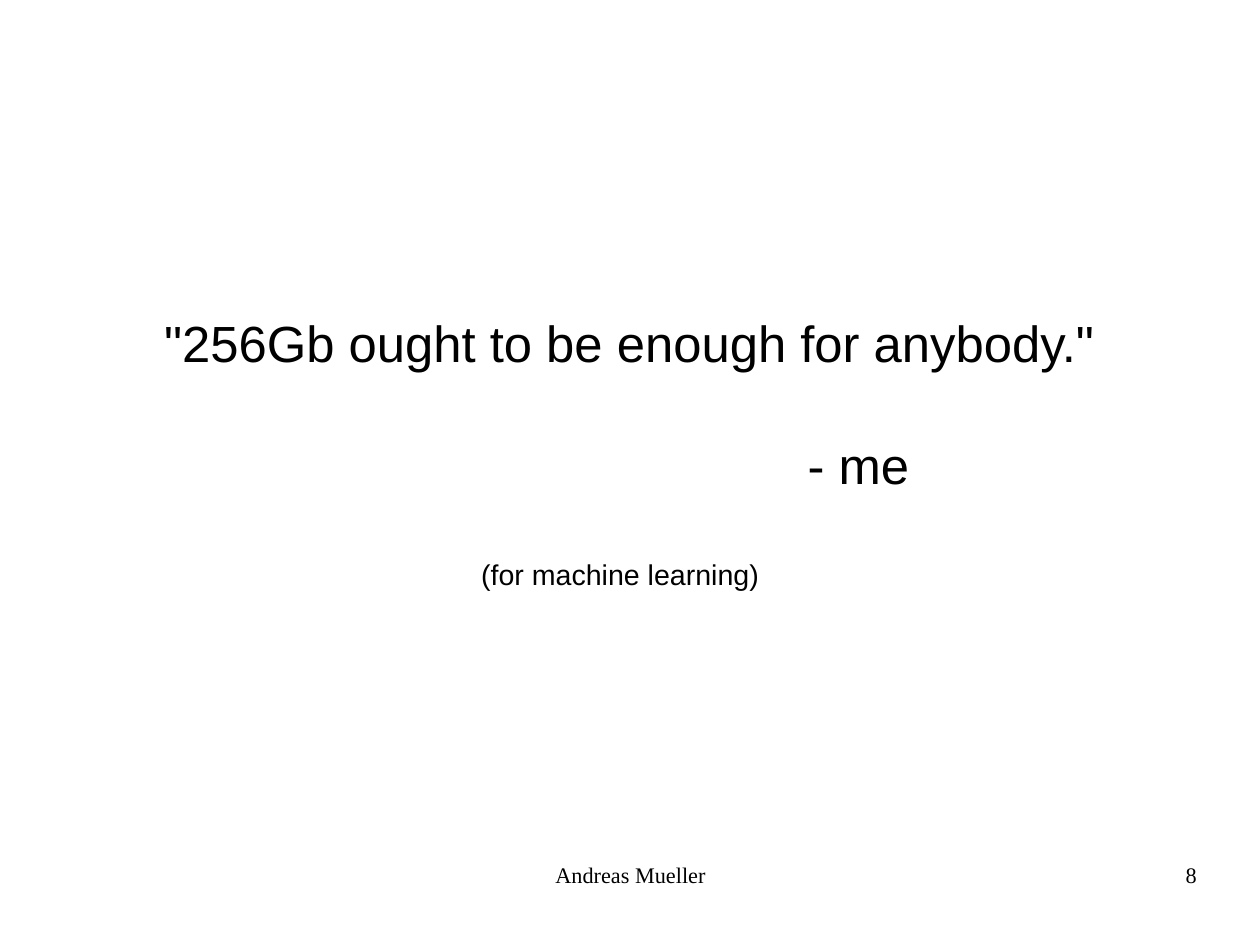
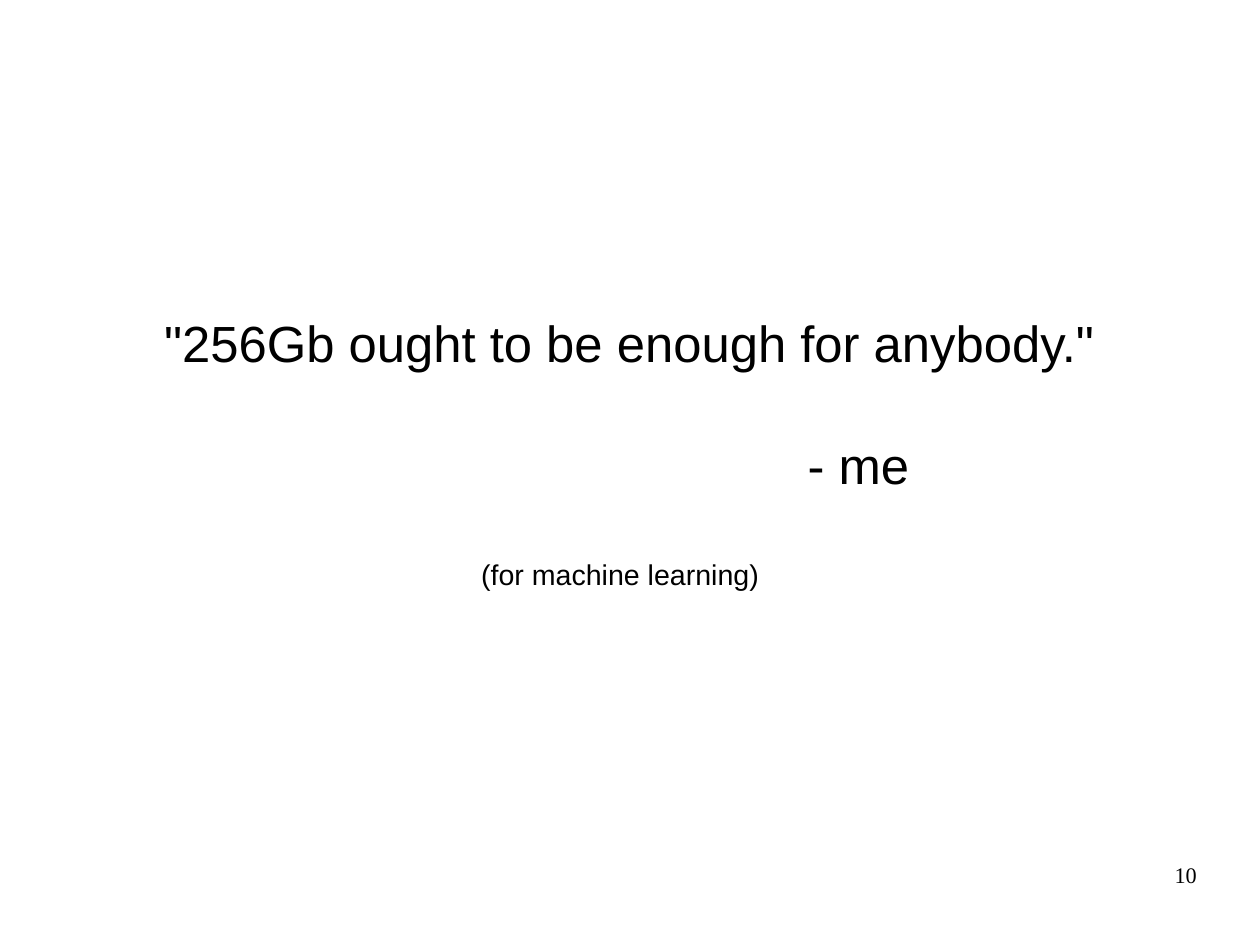
Before and after one commit to amueller/talks_odt, a slide deck: slide 10 of large-scale-non-linear-learning-pygotham-2015.odp (slide 8 before the commit). Drawn at 1260x945 pixels with LibreOffice and Linux fonts; fonts in the diff are those of the drawing. Boxes give left, top, right and bottom in pixels: in the first picture for what was removed or moved away, otherwise in the second. Text is boxed around its words. In the diff, an @@ line names an element or a change of style, - is before the commit and + after.

```diff
--- a/large-scale-non-linear-learning-pygotham-2015.odp
+++ b/large-scale-non-linear-learning-pygotham-2015.odp
@@ text removed at (555, 867, 705, 884) @@
-Andreas Mueller
@@ page number at (1175, 868, 1197, 884): text changed @@
-8
+10
```
Also in this commit, not shown: 5 other slides changed, 5 slides added, 4 slides removed.
